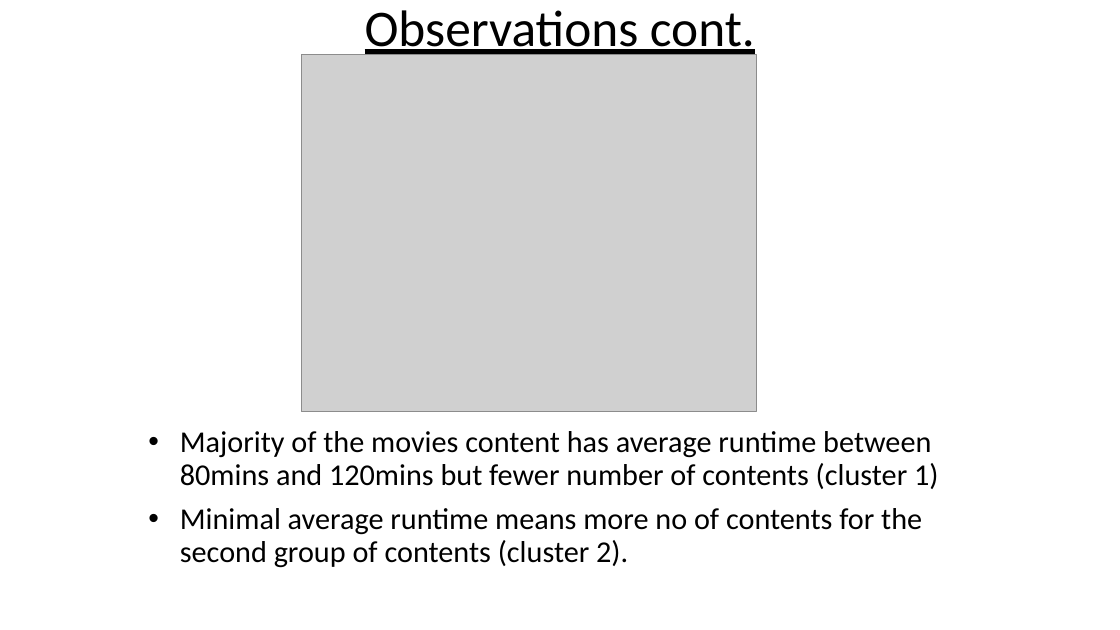
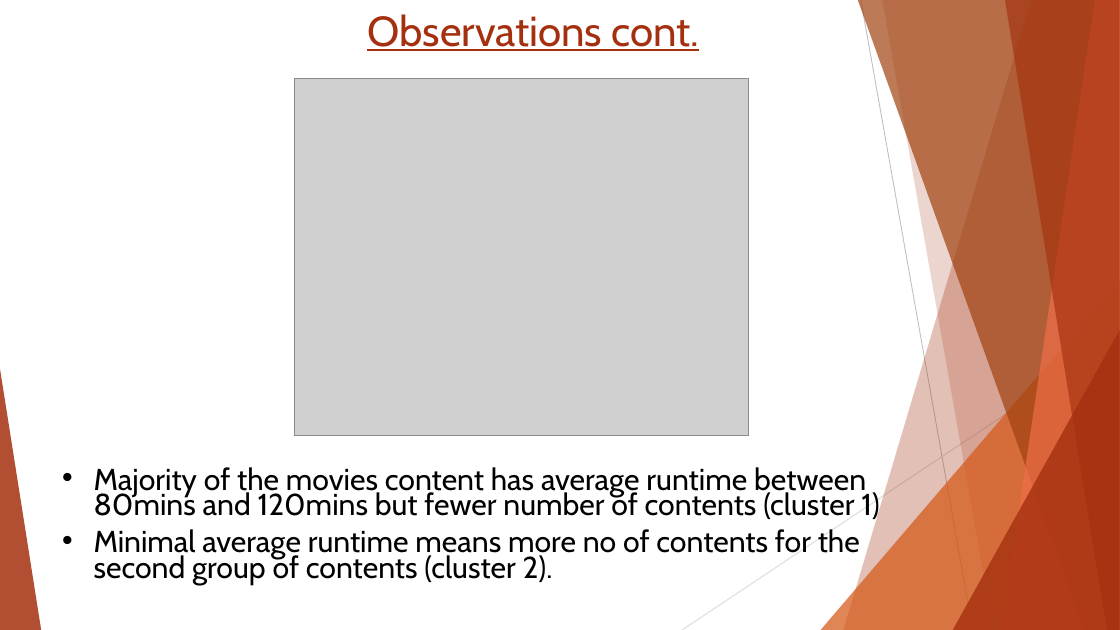
Before and after one commit to fanthony16/DataAnalysisNetFlix, a slide deck: slide 10 of NetFlix_TAIWO_OLUWAFEMI.pptx. Drawn at 1120x630 pixels with LibreOffice and Linux fonts; fonts in the diff are those of the drawing; grey boxes stand for pictures. Boxes give left, top, right and bottom in pixels: in the first picture for what was removed or moved away, otherwise in the second. Text is boxed around its words. In the diff, an @@ line names an element or a change of style, - is before the commit and + after.

```diff
--- a/NetFlix_TAIWO_OLUWAFEMI.pptx
+++ b/NetFlix_TAIWO_OLUWAFEMI.pptx
@@ text "Observations cont." at <box>367,14,700,51</box>: size 44 to 36 pt, font Calibri to Cabin, text colour #000000 to #A5300F; line spacing 0.8 to 1; vertical alignment middle to top @@
@@ picture: place and size @@
-picture at <box>302,55,756,412</box>
+picture at <box>294,78,749,435</box>
@@ group added at <box>0,0,1120,630</box>: 5 freeform shapes, 3 triangles, 2 lines @@
@@ text "Majority of the movies content ...": place and size @@
-text "Majority of the movies content ..." at <box>180,431,938,568</box>
+text "Majority of the movies content ..." at <box>94,467,879,585</box>
@@ text "Majority of the movies content ..." at <box>94,467,879,585</box>: font Calibri to Cabin; line spacing 0.9 to 0.7 @@
```
Also in this commit, not shown: 12 other slides changed.
